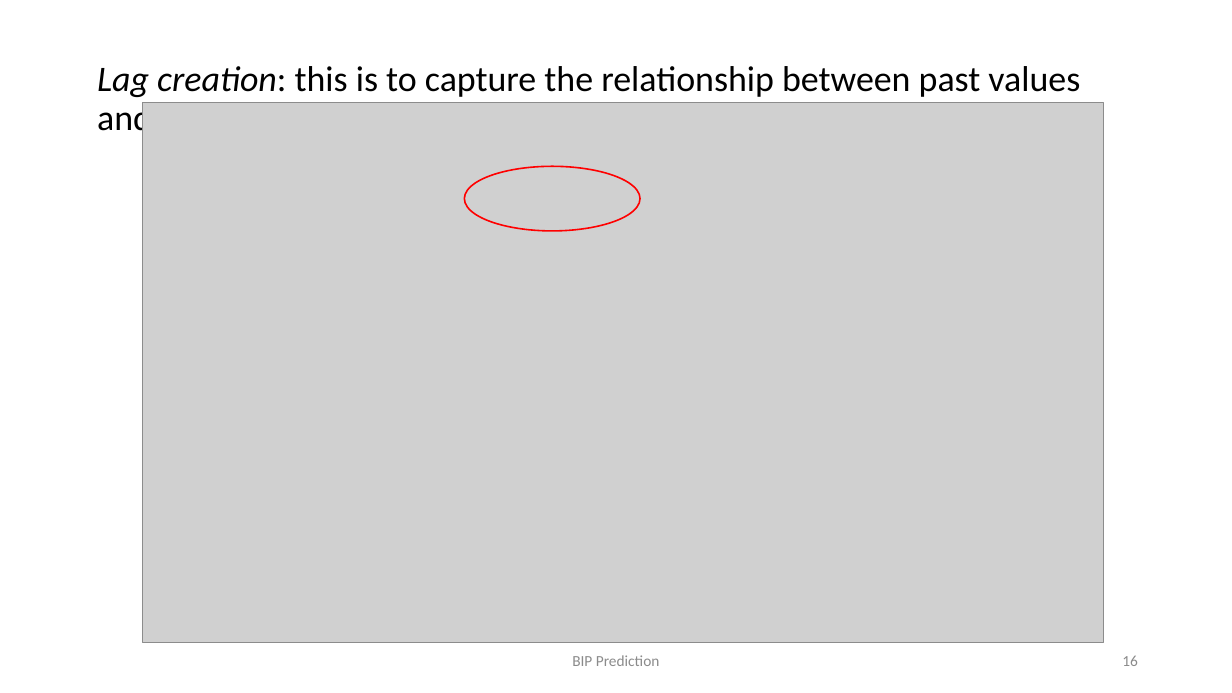
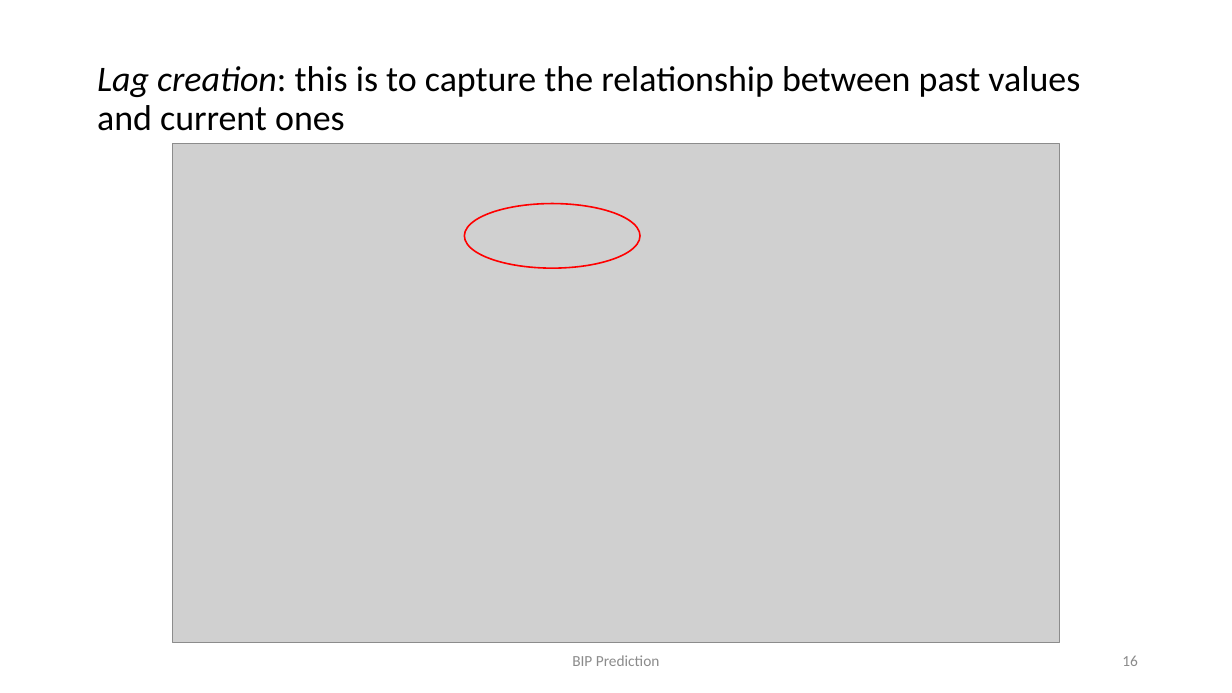
Before and after one commit to AChiolini/Data-Mining-BiP, a slide deck: slide 16 of Report-Presentation/Presentation_v2.pptx. Drawn at 1232x693 pixels with LibreOffice and Linux fonts; fonts in the diff are those of the drawing; grey boxes stand for pictures. Boxes give left, top, right and bottom in pixels: in the first picture for what was removed or moved away, otherwise in the second. Text is boxed around its words. In the diff, an @@ line names an element or a change of style, - is before the commit and + after.

```diff
--- a/Report-Presentation/Presentation_v2.pptx
+++ b/Report-Presentation/Presentation_v2.pptx
@@ picture: place and size @@
-picture at [143,102,1104,642]
+picture at [172,143,1059,642]
@@ ellipse: place and size @@
-ellipse at [465,166,640,231]
+ellipse at [465,203,640,268]
```
Also in this commit, not shown: 4 other slides changed, 3 other files.
